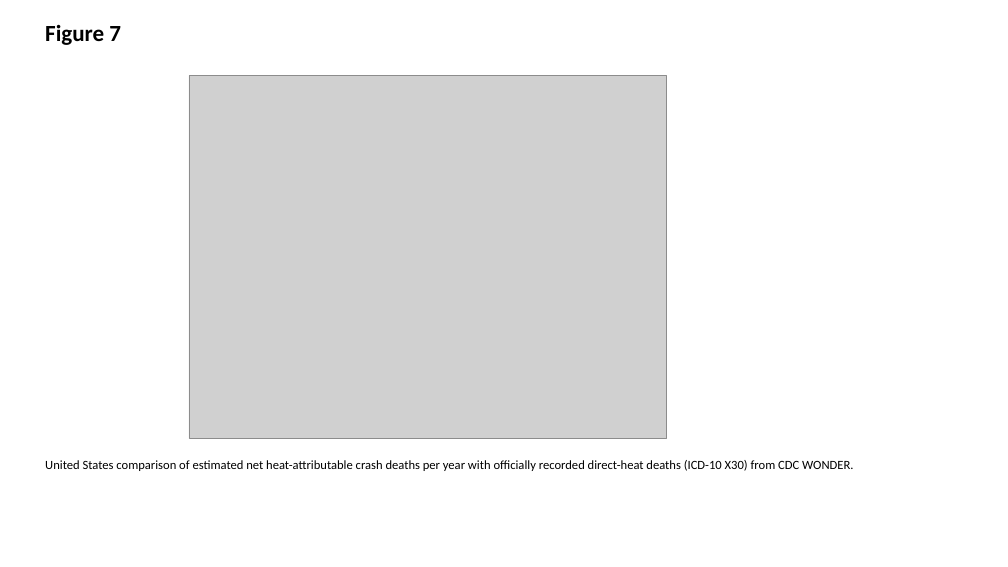
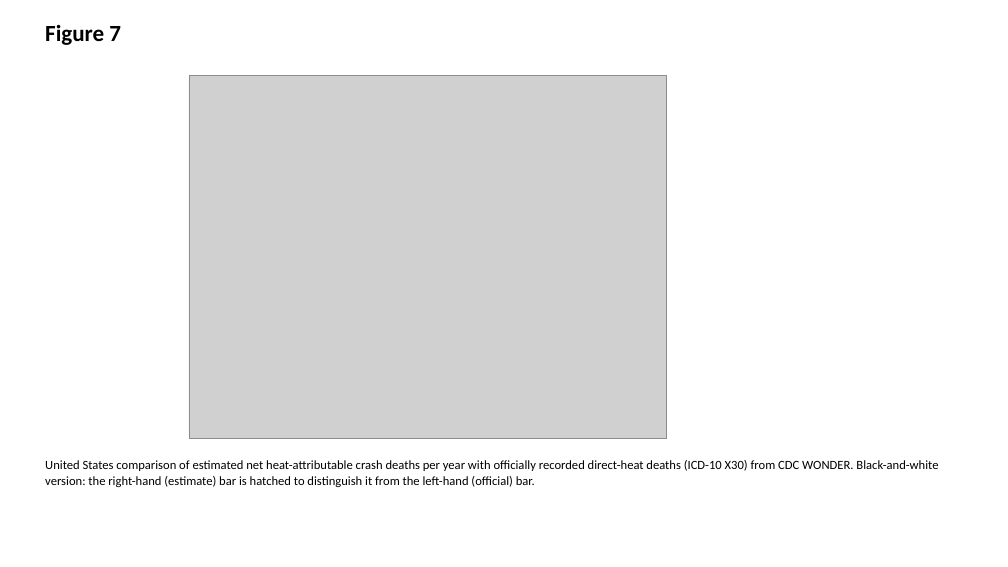
Before and after one commit to bougtoir/heat-accidents-mortality, a slide deck: slide 7 of heat_accidents_mortality/output/manuscript_bw/figures.pptx. Drawn at 1008x567 pixels with LibreOffice and Linux fonts; fonts in the diff are those of the drawing; grey boxes stand for pictures. Boxes give left, top, right and bottom in pixels: in the first picture for what was removed or moved away, otherwise in the second. Text is boxed around its words. In the diff, an @@ line names an element or a change of style, - is before the commit and + after.

```diff
--- a/heat_accidents_mortality/output/manuscript_bw/figures.pptx
+++ b/heat_accidents_mortality/output/manuscript_bw/figures.pptx
@@ text at [45,460,938,487]: text changed @@
-United States comparison of estimated net heat-attributable crash deaths per year with officially recorded direct-heat deaths (ICD-10 X30) from CDC WONDER.
+United States comparison of estimated net heat-attributable crash deaths per year with officially recorded direct-heat deaths (ICD-10 X30) from CDC WONDER. Black-and-white version: the right-hand (estimate) bar is hatched to distinguish it from the left-hand (official) bar.
```
Also in this commit, not shown: 9 other slides changed, 42 other files.
